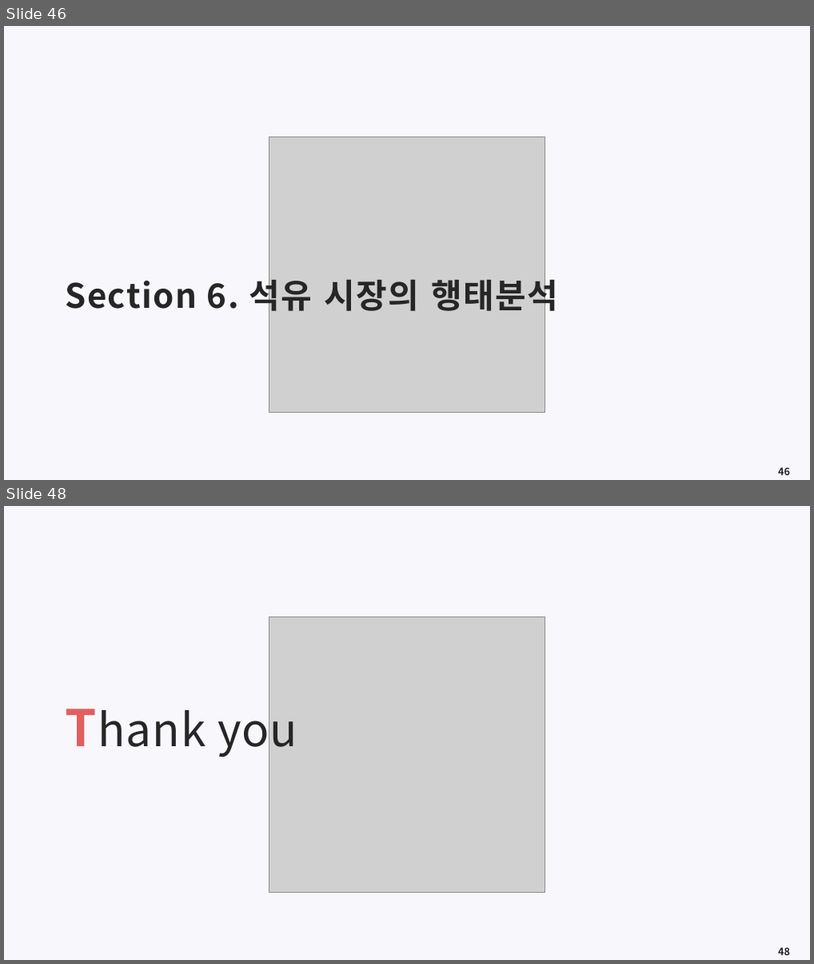
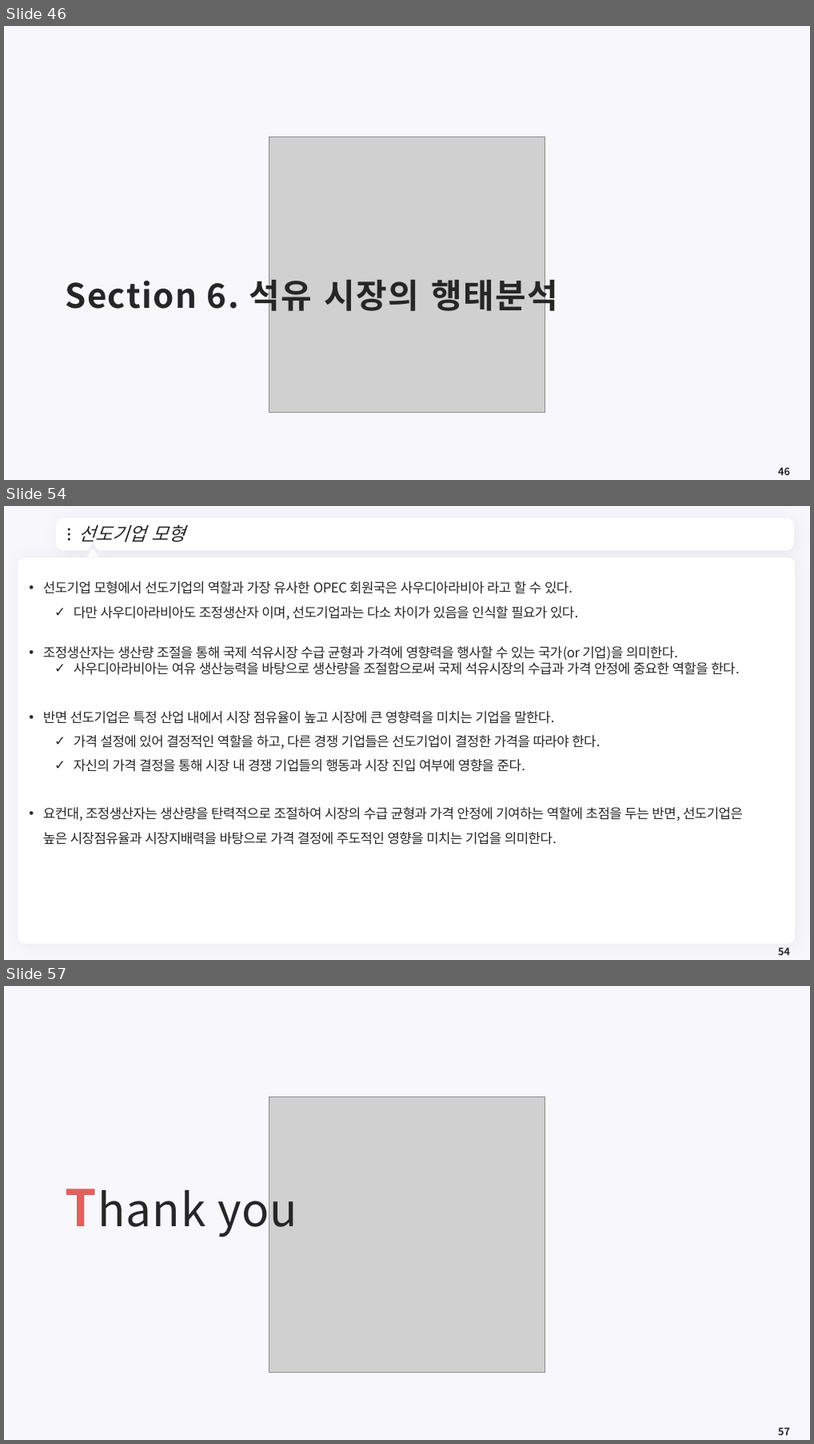
Before and after one commit to meandthey/Teaching, a slide deck: 에너지경제학/자원에너지경제학_Chapter_3 (석유).pptx. Shown one above the other, each under a label of ours: slides 46 and 48 before the commit, slides 46, 54 and 57 after it; the slides between them are not shown. The pictures are 814x964 and 814x1444 pixels, drawn with LibreOffice and Linux fonts; fonts in the diff are those of the drawing; grey boxes stand for pictures; background and template pictures are left out. Boxes give left, top, right and bottom in pixels: in the first picture for what was removed or moved away, otherwise in the second. Text is boxed around its words. In the diff, an @@ line names an element or a change of style, - is before the commit and + after.

```diff
--- a/에너지경제학/자원에너지경제학_Chapter_3 (석유).pptx
+++ b/에너지경제학/자원에너지경제학_Chapter_3 (석유).pptx
@@ slide 54 added at [4, 506, 810, 960], background #F8F7FC @@
@@ freeform shape added at [59, 521, 792, 548], fill #FFFFFF, outline #FFFFFF 7.25 pt @@
@@ ellipse added at [68, 528, 70, 531], fill #262626 @@
@@ title added at [78, 524, 186, 542], 22 pt, text #262626, italic @@
+선도기업 모형
@@ ellipse added at [68, 533, 70, 536], fill #262626 @@
@@ ellipse added at [68, 538, 70, 540], fill #262626 @@
@@ triangle added at [86, 550, 99, 562], fill #FFFFFF, outline #FFFFFF 3.75 pt @@
@@ freeform shape added at [775, 530, 782, 540], fill #FFFFFF @@
@@ rounded rectangle added at [18, 557, 796, 944], fill #FFFFFF @@
@@ text added at [43, 581, 743, 844], 16 pt, text #262626 @@
+• 선도기업 모형에서 선도기업의 역할과 가장 유사한 OPEC 회원국은 사우디아라비아 라고 할 수 있다.
+  ✓ 다만 사우디아라비아도 조정생산자 이며, 선도기업과는 다소 차이가 있음을 인식할 필요가 있다.
+• 조정생산자는 생산량 조절을 통해 국제 석유시장 수급 균형과 가격에 영향력을 행사할 수 있는 국가(or 기업)을 의미한다.
+  ✓ 사우디아라비아는 여유 생산능력을 바탕으로 생산량을 조절함으로써 국제 석유시장의 수급과 가격 안정에 중요한 역할을 한다.
+• 반면 선도기업은 특정 산업 내에서 시장 점유율이 높고 시장에 큰 영향력을 미치는 기업을 말한다.
+  ✓ 가격 설정에 있어 결정적인 역할을 하고, 다른 경쟁 기업들은 선도기업이 결정한 가격을 따라야 한다.
+  ✓ 자신의 가격 결정을 통해 시장 내 경쟁 기업들의 행동과 시장 진입 여부에 영향을 준다.
+• 요컨대, 조정생산자는 생산량을 탄력적으로 조절하여 시장의 수급 균형과 가격 안정에 기여하는 역할에 초점을 두는 반면, 선도기업은 높은 시장점유율과 시장지배력을 바탕으로 가격 결정에 주도적인 영향을 미치는 기업을 의미한다.
@@ page number added at [778, 947, 790, 955], 12 pt, text #262626, bold @@
+54
@@ what was slide 48 is now slide 57 @@
@@ page number at [778, 1427, 790, 1435]: text changed @@
-48
+57
```
Also in this commit, not shown: 1 slide changed, 8 other slides added, 1 other file.
